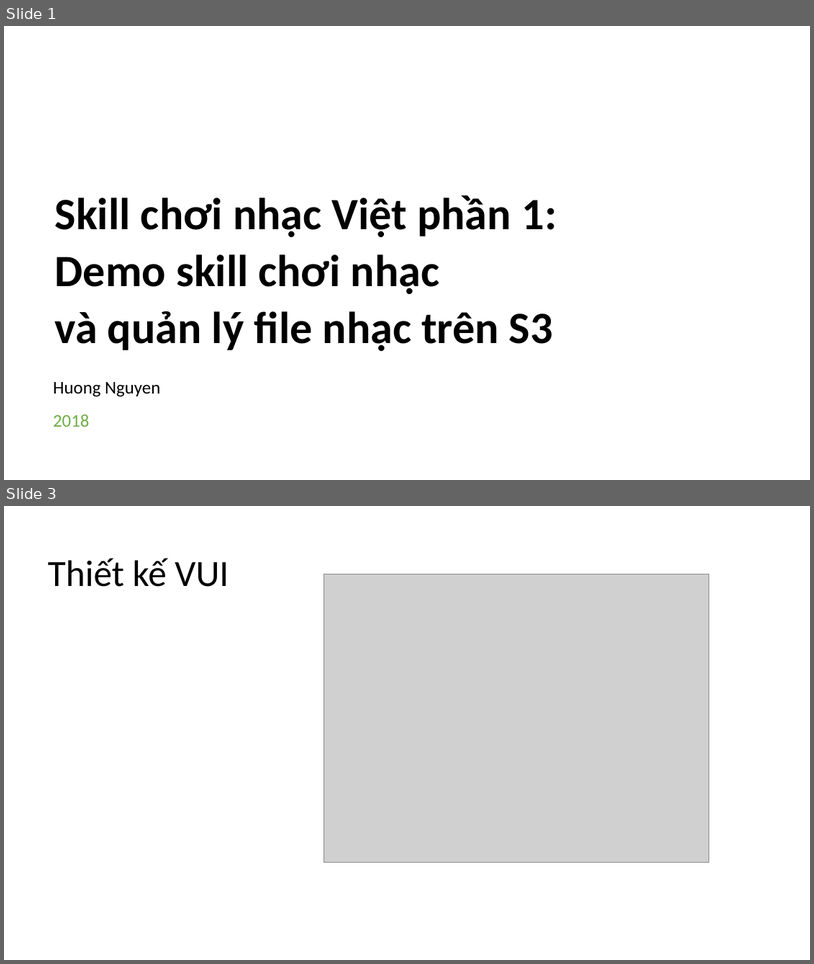
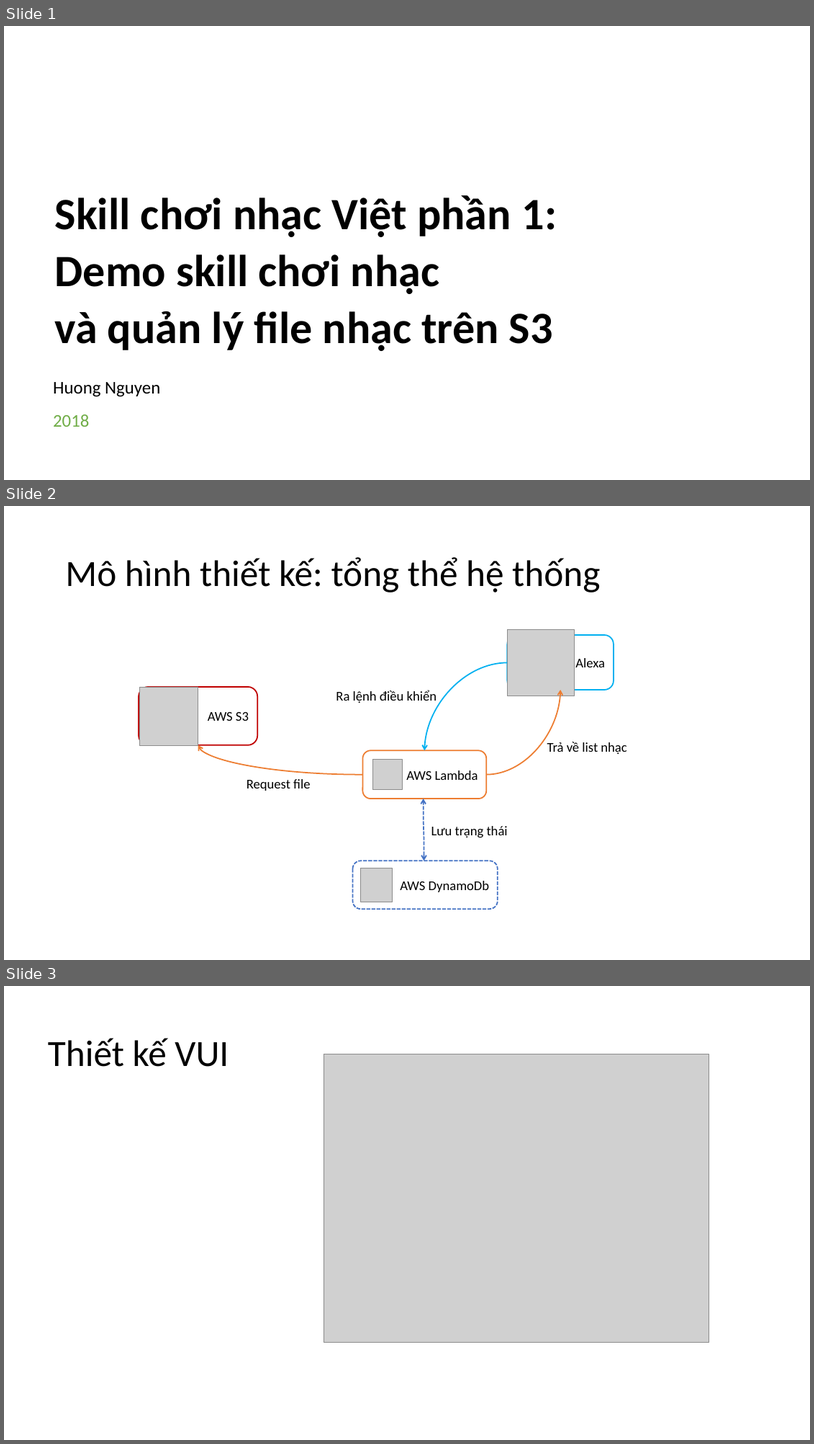
Before and after one commit to Huong-nt/EduMall-KhoaHocIOT, a slide deck: 16-17.Chơi nhạc Việt Demo skill chơi nhạc và cách quản lý file nhạc trên S3 AWS/Chơi nhạc Việt phần 1. Upload file lên S3.pptx. Shown one above the other, each under a label of ours: slides 1 and 3 before the commit, slides 1, 2 and 3 after it; the slides between them are not shown. The pictures are 814x964 and 814x1444 pixels, drawn with LibreOffice and Linux fonts; fonts in the diff are those of the drawing; grey boxes stand for pictures; background and template pictures are left out. Boxes give left, top, right and bottom in pixels: in the first picture for what was removed or moved away, otherwise in the second. Text is boxed around its words. In the diff, an @@ line names an element or a change of style, - is before the commit and + after.

```diff
--- a/16-17.Chơi nhạc Việt Demo skill chơi nhạc và cách quản lý file nhạc trên S3 AWS/Chơi nhạc Việt phần 1. Upload file lên S3.pptx
+++ b/16-17.Chơi nhạc Việt Demo skill chơi nhạc và cách quản lý file nhạc trên S3 AWS/Chơi nhạc Việt phần 1. Upload file lên S3.pptx
@@ slide 2 added at (4,506,810,960), background #FFFFFF @@
@@ title added at (65,557,600,592), 44 pt, text #000000 @@
+Mô hình thiết kế: tổng thể hệ thống
@@ rounded rectangle added at (508,635,615,690), fill #FFFFFF, outline #00B0F0 1.5 pt, 16 pt, text #000000 @@
+Alexa
@@ picture added at (508,629,574,696) @@
@@ curved arrow added from (508, 663) to (425, 750), #00B0F0 1.5 pt @@
@@ rounded rectangle added at (139,687,258,745), fill #FFFFFF, outline #C00000 1.5 pt, 16 pt, text #000000 @@
+AWS S3
@@ picture added at (139,687,198,746) @@
@@ text added at (336,690,437,703), 16 pt, text #000000 @@
+Ra lệnh điều khiển
@@ curved arrow added from (486, 775) to (561, 690), #ED7D31 1.5 pt @@
@@ text added at (548,741,627,754), 16 pt, text #000000 @@
+Trả về list nhạc
@@ curved arrow added from (363, 775) to (198, 745), #ED7D31 1.5 pt @@
@@ rounded rectangle added at (363,750,486,799), fill #FFFFFF, outline #ED7D31 1.5 pt, 16 pt, text #000000 @@
+AWS Lambda
@@ picture added at (373,759,403,790) @@
@@ text added at (247,779,310,790), 16 pt, text #000000 @@
+Request file
@@ curved double arrow added from (424, 860) to (424, 798), #4472C4 1.5 pt dashed @@
@@ text added at (432,826,508,838), 16 pt, text #000000 @@
+Lưu trạng thái
@@ rounded rectangle added at (353,860,498,909), fill #FFFFFF, outline #4472C4 1.5 pt dashed, 16 pt, text #000000 @@
+AWS DynamoDb
@@ picture added at (361,867,393,901) @@
```
Also in this commit, not shown: 1 other slide added, 3 other files.
